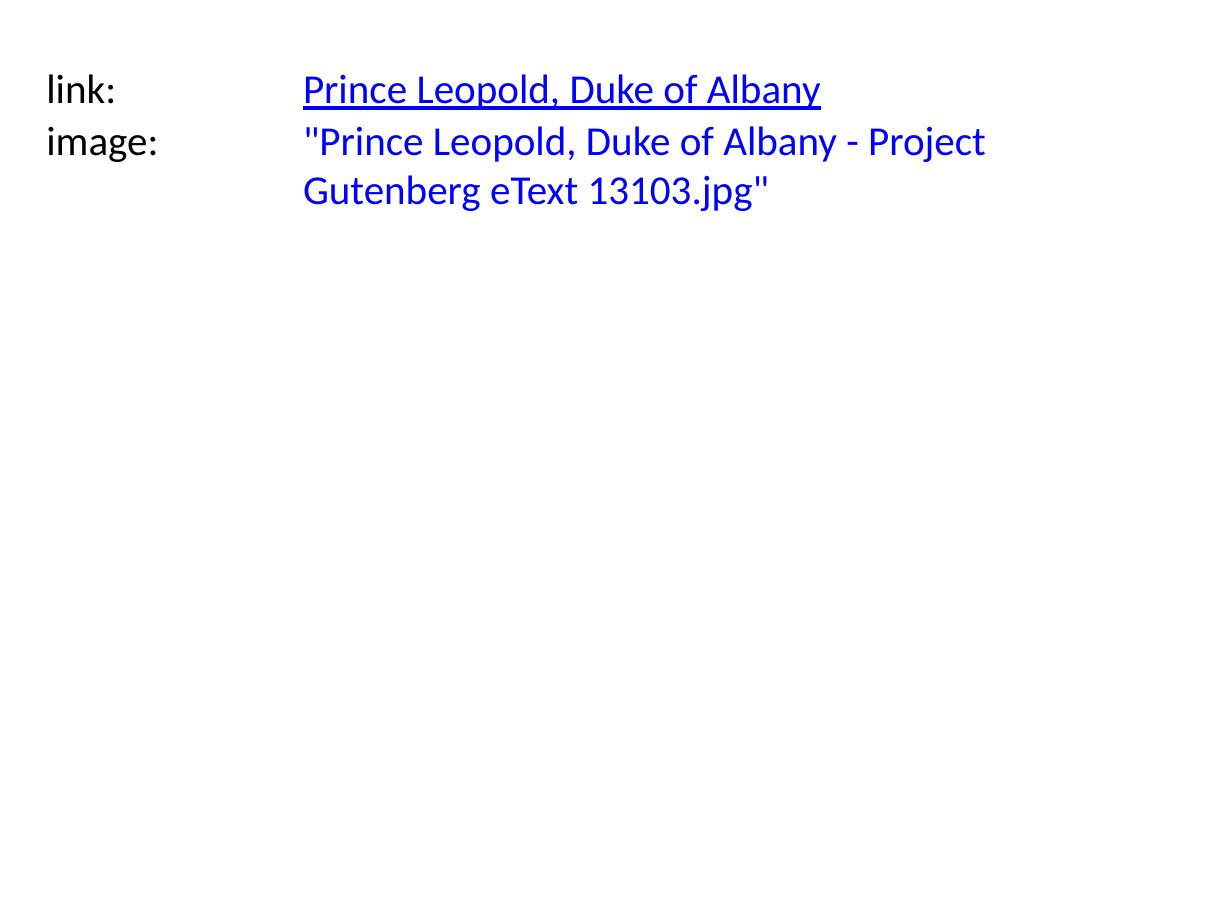
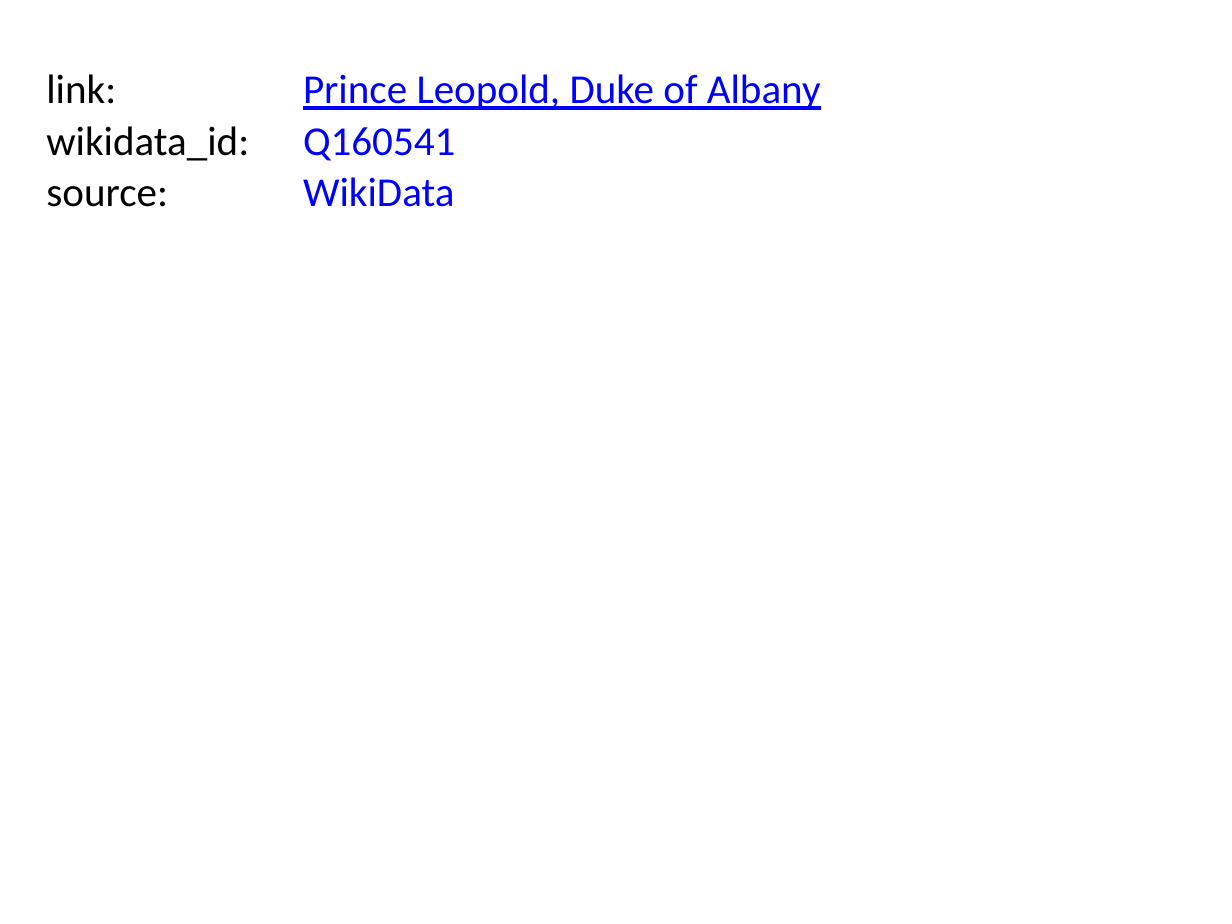
Before and after one commit to BITPlan/com.bitplan.simplegraph, a slide deck: slide 9 of QueenVictoria.pptx. Drawn at 1232x924 pixels with LibreOffice and Linux fonts; fonts in the diff are those of the drawing. Boxes give left, top, right and bottom in pixels: in the first picture for what was removed or moved away, otherwise in the second. Text is boxed around its words. In the diff, an @@ line names an element or a change of style, - is before the commit and + after.

Commit message:
refactors to improve image and property handling

```diff
--- a/QueenVictoria.pptx
+++ b/QueenVictoria.pptx
@@ text at [46,126,249,161]: text changed @@
-image:
+wikidata_id:
@@ text at [303,127,455,161]: text changed @@
-"Prince Leopold, Duke of Albany - Project Gutenberg eText 13103.jpg"
+Q160541
@@ text added at [303,177,454,207], 24 pt, text #0000FF @@
+WikiData
@@ text added at [46,186,168,207], 24 pt, text #000000 @@
+source:
```
Also in this commit, not shown: 9 other slides changed, 10 other files.
